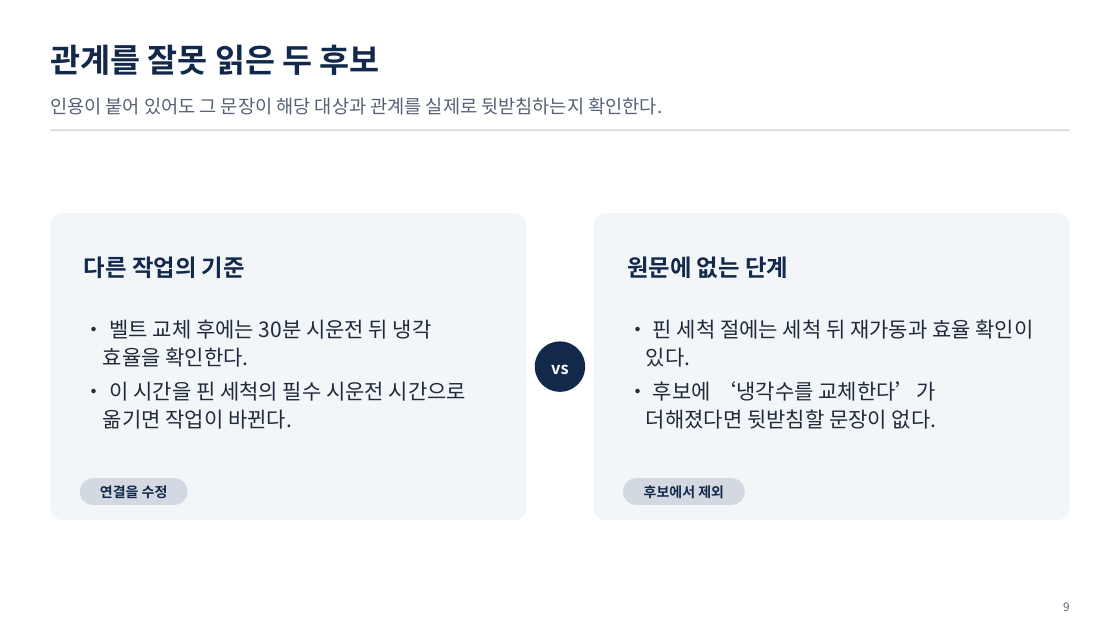
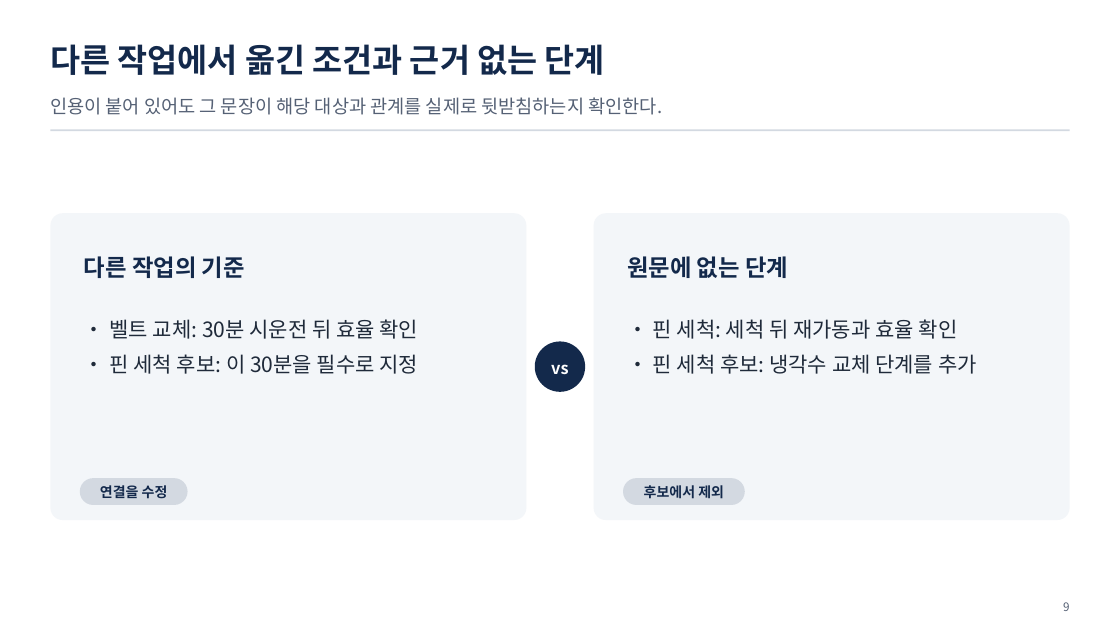
Before and after one commit to uengine-oss/hyd-iot-edu, a slide deck: slide 9 of workspace/강의제작/산출물/통합반/이론_오프라인/04회차/통합반_오프라인_04회차.pptx. Drawn at 1120x630 pixels with LibreOffice and Linux fonts; fonts in the diff are those of the drawing. Boxes give left, top, right and bottom in pixels: in the first picture for what was removed or moved away, otherwise in the second. Text is boxed around its words. In the diff, an @@ line names an element or a change of style, - is before the commit and + after.

Commit message:
통합반 현장 4회차 1~10장의 언어 모델 후보와 원문 대조 활동·발표자 노트를 온라인 확정 화면에 맞춘다

```diff
--- a/workspace/강의제작/산출물/통합반/이론_오프라인/04회차/통합반_오프라인_04회차.pptx
+++ b/workspace/강의제작/산출물/통합반/이론_오프라인/04회차/통합반_오프라인_04회차.pptx
@@ text at (x1=50, y1=44, x2=605, y2=75): text changed @@
-관계를 잘못 읽은 두 후보
+다른 작업에서 옮긴 조건과 근거 없는 단계
@@ text at (x1=110, y1=319, x2=418, y2=374): text changed @@
-• 벨트 교체 후에는 30분 시운전 뒤 냉각 효율을 확인한다.
-• 이 시간을 핀 세척의 필수 시운전 시간으로 옮기면 작업이 바뀐다.
+• 벨트 교체: 30분 시운전 뒤 효율 확인
+• 핀 세척 후보: 이 30분을 필수로 지정
@@ text at (x1=653, y1=319, x2=977, y2=374): text changed @@
-• 핀 세척 절에는 세척 뒤 재가동과 효율 확인이 있다.
-• 후보에 ‘냉각수를 교체한다’가 더해졌다면 뒷받침할 문장이 없다.
+• 핀 세척: 세척 뒤 재가동과 효율 확인
+• 핀 세척 후보: 냉각수 교체 단계를 추가
```
Also in this commit, not shown: 6 other slides changed, 10 other files.
